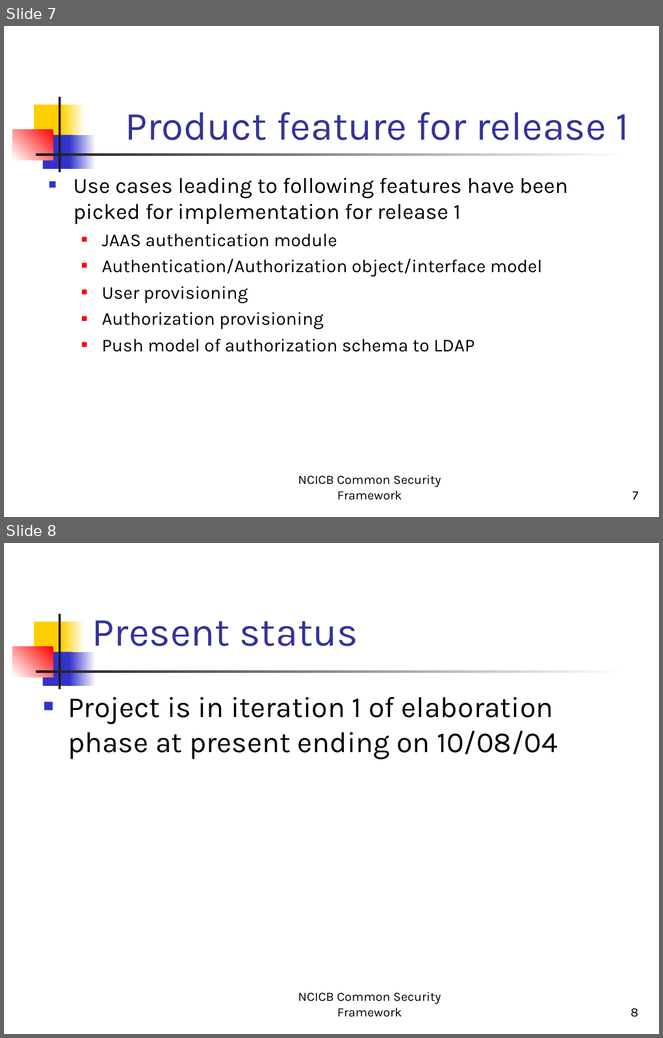
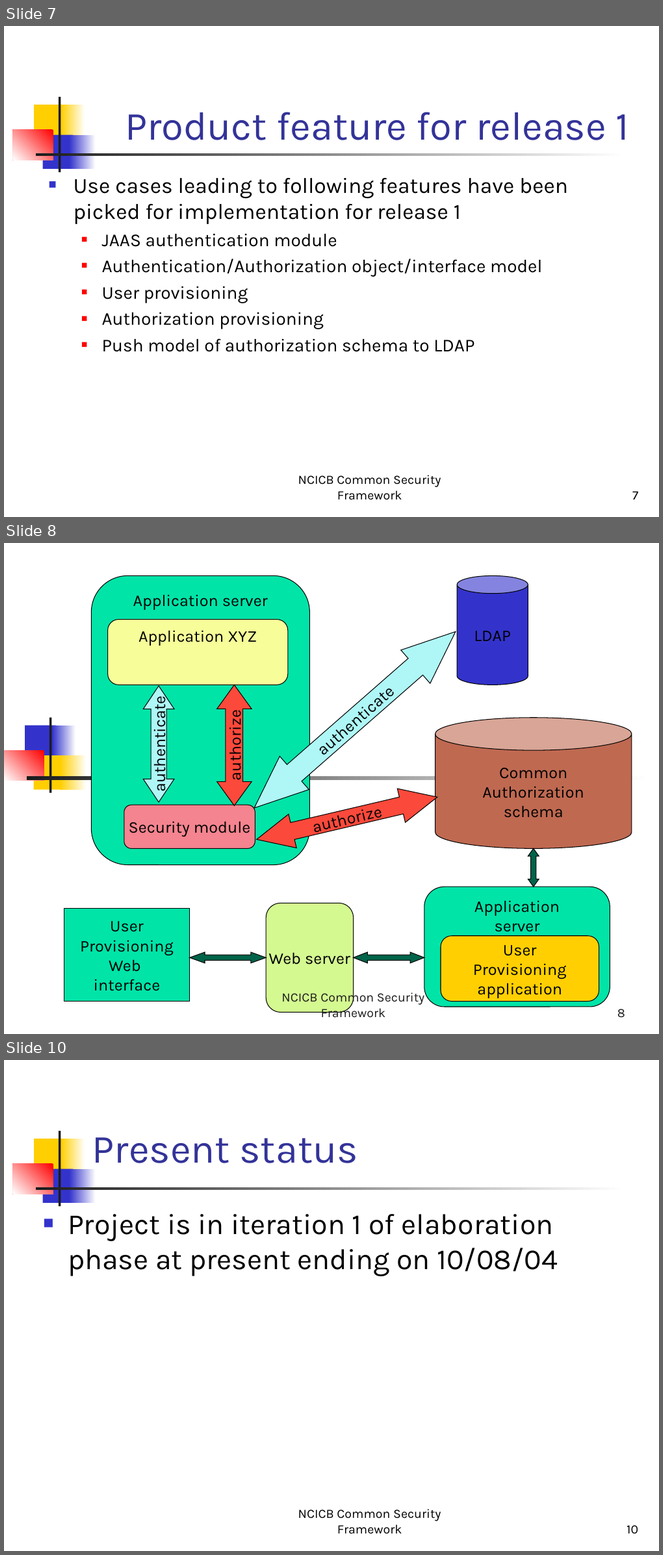
Before and after one commit to NCIP/common-security-module, a slide deck: phase2/doc/NCICB Security Framework.ppt. Shown one above the other, each under a label of ours: slides 7 and 8 before the commit, slides 7, 8 and 10 after it; the slides between them are not shown. The pictures are 663x1038 and 663x1555 pixels, drawn with LibreOffice and Linux fonts; fonts in the diff are those of the drawing. Boxes give left, top, right and bottom in pixels: in the first picture for what was removed or moved away, otherwise in the second. Text is boxed around its words. In the diff, an @@ line names an element or a change of style, - is before the commit and + after.

```diff
--- a/phase2/doc/NCICB Security Framework.ppt
+++ b/phase2/doc/NCICB Security Framework.ppt
@@ slide 8 added at box(4, 543, 659, 1034), background #FFFFFF @@
@@ freeform shape added at box(91, 575, 310, 865), fill #00E4A8, outline #000000 0.74 pt, 18 pt, text #000000 @@
+Application server
@@ cylinder added at box(458, 575, 528, 685), fill #3333CC, outline #000000 0.74 pt, 18 pt, text #000000 @@
+LDAP
@@ rounded rectangle added at box(107, 620, 287, 685), fill #F6FD99, outline #000000 0.74 pt, 18 pt, text #000000 @@
+Application XYZ
@@ up down arrow added at box(240, 615, 471, 825), fill #AFF7F7, outline #000000 0.74 pt, 18 pt, text #000000 @@
+authenticate
@@ up down arrow added at box(144, 686, 174, 802), fill #AFF7F7, outline #000000 0.74 pt, 18 pt, text #000000 @@
+authenticate
@@ left right arrow added at box(217, 685, 252, 806), fill #FB493B, outline #000000 0.74 pt, 18 pt, text #000000 @@
+authorize
@@ cylinder added at box(435, 718, 632, 849), fill #BF6951, outline #000000 0.74 pt, 18 pt, text #000000 @@
+Common
+Authorization
+schema
@@ group added at box(4, 718, 650, 793): 7 rectangles @@
@@ left right arrow added at box(253, 780, 441, 856), fill #FB493B, outline #000000 0.74 pt, 18 pt, text #000000 @@
+authorize
@@ rounded rectangle added at box(124, 805, 255, 849), fill #F4848F, outline #000000 0.74 pt, 18 pt, text #000000 @@
+Security module
@@ up down arrow added at box(528, 849, 540, 887), fill #00644A, outline #000000 0.74 pt @@
@@ rounded rectangle added at box(425, 887, 610, 1007), fill #00E4A8, outline #000000 0.74 pt, 18 pt, text #000000 @@
+Application
+server
@@ rectangle added at box(64, 908, 190, 1002), fill #00E4A8, outline #000000 0.74 pt, 18 pt, text #000000 @@
+User
+Provisioning
+Web
+interface
@@ freeform shape added at box(266, 903, 353, 1013), fill #D4F991, outline #000000 0.74 pt, 18 pt, text #000000 @@
+Web server
@@ rounded rectangle added at box(441, 936, 599, 1002), fill #FFCF01, outline #000000 0.74 pt, 18 pt, text #000000 @@
+User
+Provisioning
+application
@@ left right arrow added at box(189, 953, 266, 964), fill #00644A, outline #000000 0.74 pt @@
@@ left right arrow added at box(353, 953, 424, 964), fill #00644A, outline #000000 0.74 pt @@
@@ text added at box(282, 990, 425, 1018), 14 pt, text #1C1C1C @@
+NCICB Common Security Framework
@@ page number added at box(618, 1009, 625, 1018), 14 pt, text #1C1C1C @@
+8
@@ what was slide 8 is now slide 10 @@
@@ page number at box(627, 1525, 638, 1534): text changed @@
-8
+10
```
Also in this commit, not shown: 1 other slide added.
